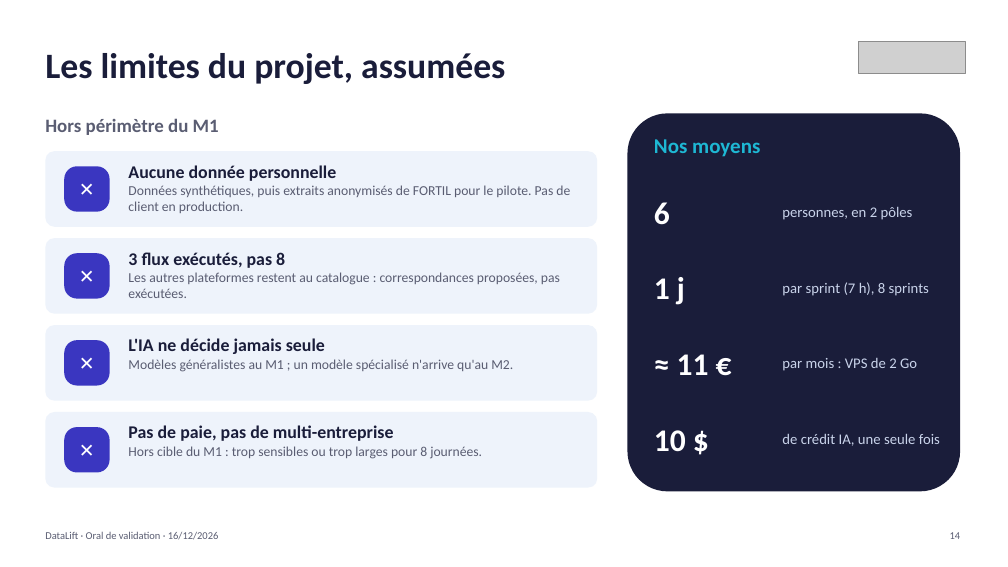
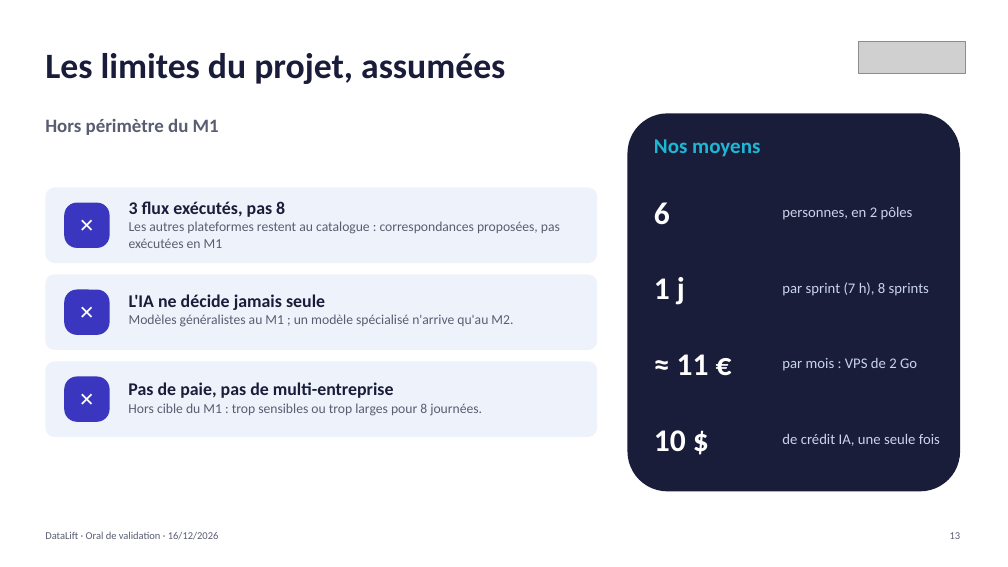
Before and after one commit to youcefaddou/datalift-modules, a slide deck: slide 13 of docs/oral/DataLift_oral_validation_16-12-2026.pptx (slide 14 before the commit). Drawn at 1008x567 pixels with LibreOffice and Linux fonts; fonts in the diff are those of the drawing; grey boxes stand for pictures. Boxes give left, top, right and bottom in pixels: in the first picture for what was removed or moved away, otherwise in the second. Text is boxed around its words. In the diff, an @@ line names an element or a change of style, - is before the commit and + after.

```diff
--- a/docs/oral/DataLift_oral_validation_16-12-2026.pptx
+++ b/docs/oral/DataLift_oral_validation_16-12-2026.pptx
@@ text removed at (128,165,570,213) @@
-Aucune donnée personnelle
-Données synthétiques, puis extraits anonymisés de FORTIL pour le pilote. Pas de client en production.
@@ text "3 flux exécutés, pas 8": place and size @@
-text "3 flux exécutés, pas 8" at (128,252,560,298)
+text "3 flux exécutés, pas 8" at (129,201,560,248)
@@ text at (129,221,560,248): text changed @@
-Les autres plateformes restent au catalogue : correspondances proposées, pas exécutées.
+Les autres plateformes restent au catalogue : correspondances proposées, pas exécutées en M1
@@ text "L'IA ne décide jamais seule": place and size @@
-text "L'IA ne décide jamais seule" at (128,338,513,372)
+text "L'IA ne décide jamais seule" at (129,294,513,327)
@@ 6 rounded rectangles, 3 texts: place and size @@
-6 rounded rectangles, 3 texts at (45,151,597,401)
+6 rounded rectangles, 3 texts at (45,188,597,437)
@@ text "Pas de paie, pas de ...": place and size @@
-text "Pas de paie, pas de ..." at (128,425,482,459)
+text "Pas de paie, pas de ..." at (128,382,482,416)
@@ rounded rectangle removed at (45,412,597,488) @@
@@ rounded rectangle removed at (64,427,110,473) @@
@@ text removed at (64,427,110,473) @@
-✕
```
Also in this commit, not shown: 10 other slides changed, 1 slide removed.
